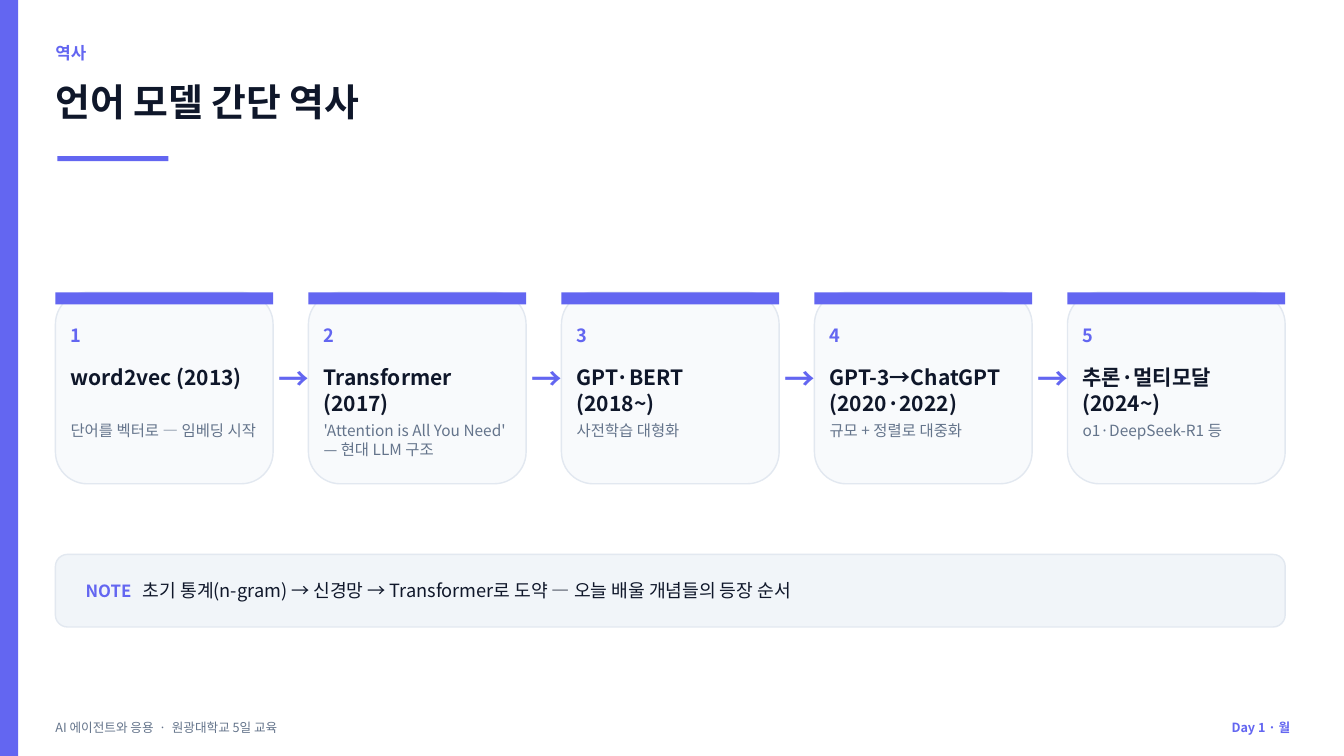
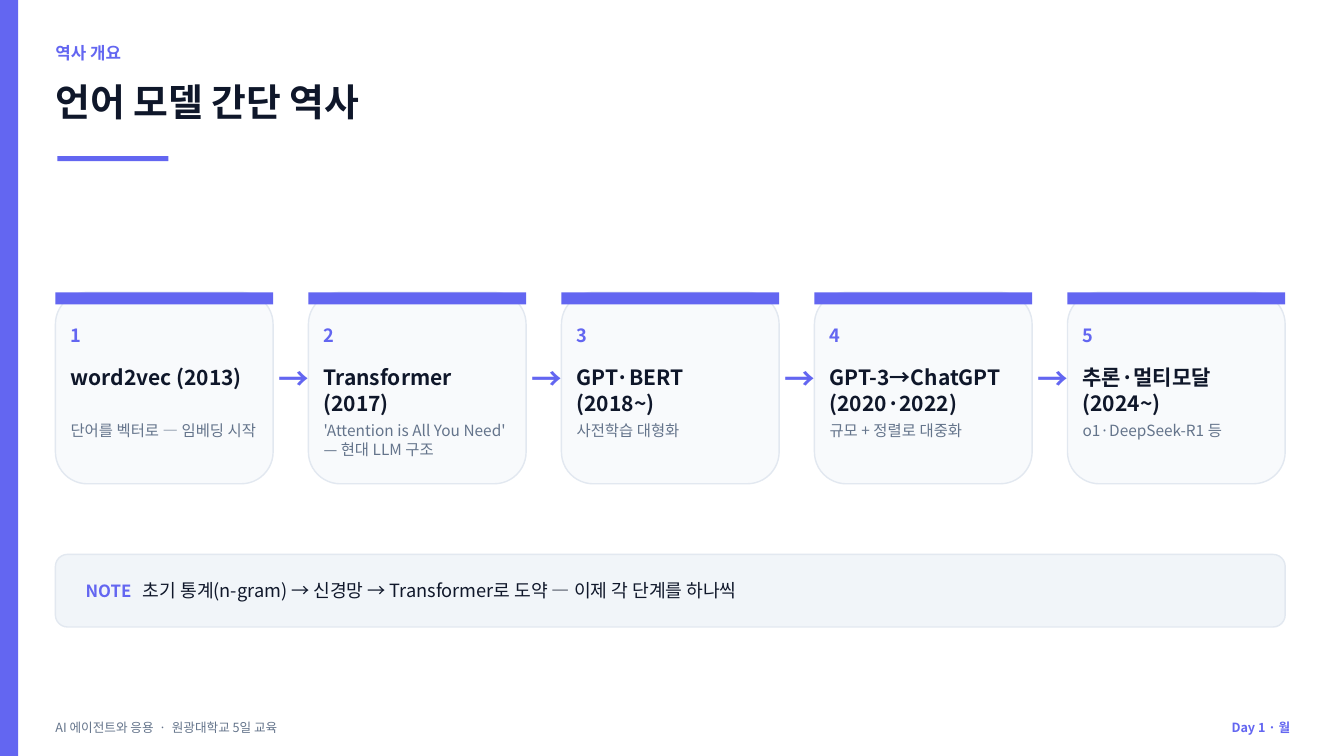
Before and after one commit to jyshin-22/wku-ai-agent-program, a slide deck: slide 6 of slides/day1.pptx. Drawn at 1344x756 pixels with LibreOffice and Linux fonts; fonts in the diff are those of the drawing. Boxes give left, top, right and bottom in pixels: in the first picture for what was removed or moved away, otherwise in the second. Text is boxed around its words. In the diff, an @@ line names an element or a change of style, - is before the commit and + after.

```diff
--- a/slides/day1.pptx
+++ b/slides/day1.pptx
@@ text at bbox=[55, 45, 121, 61]: text changed @@
-역사
+역사 개요
@@ text at bbox=[86, 582, 737, 602]: text changed @@
-NOTE 초기 통계(n-gram) → 신경망 → Transformer로 도약 — 오늘 배울 개념들의 등장 순서
+NOTE 초기 통계(n-gram) → 신경망 → Transformer로 도약 — 이제 각 단계를 하나씩
```
Also in this commit, not shown: 1 other slide changed, 9 slides added, 7 other files.
